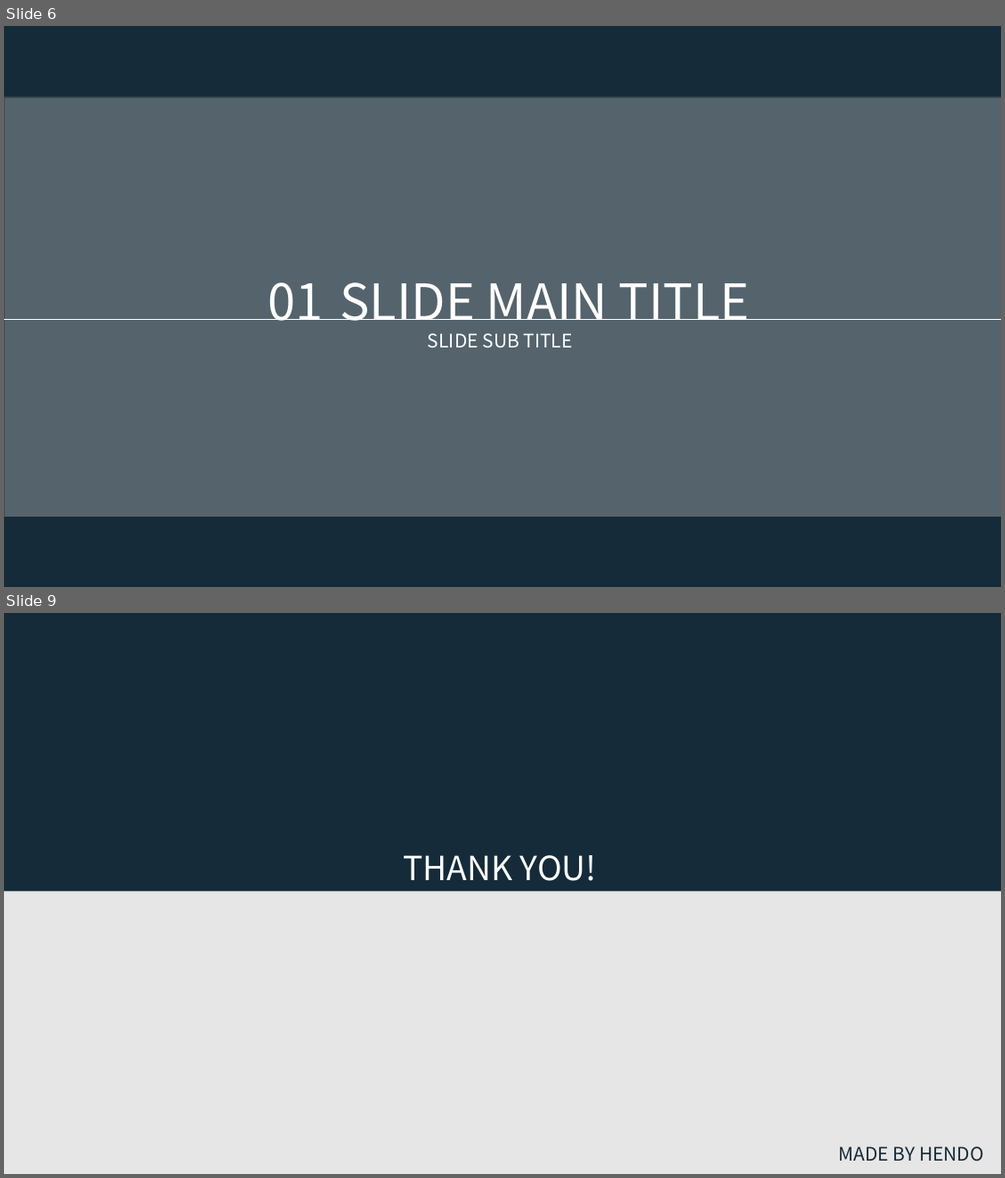
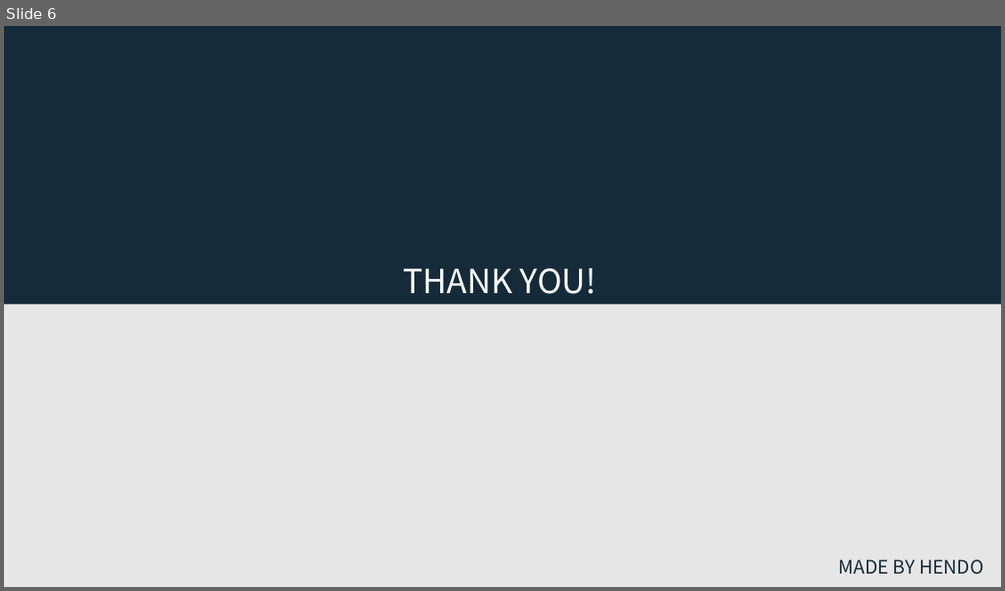
Before and after one commit to wnddpd01/InhaStudy, a slide deck: Document/CatWantSushi/CatWantSushi.pptx. Shown one above the other, each under a label of ours: slides 6 and 9 before the commit, slide 6 after it; the slides between them are not shown. The pictures are 1005x1178 and 1005x591 pixels, drawn with LibreOffice and Linux fonts; fonts in the diff are those of the drawing; grey boxes stand for pictures. Boxes give left, top, right and bottom in pixels: in the first picture for what was removed or moved away, otherwise in the second. Text is boxed around its words. In the diff, an @@ line names an element or a change of style, - is before the commit and + after.

```diff
--- a/Document/CatWantSushi/CatWantSushi.pptx
+++ b/Document/CatWantSushi/CatWantSushi.pptx
@@ slide 6 removed at [4, 26, 1001, 587], background #152B39 @@
@@ picture removed at [4, 97, 1001, 516] @@
@@ rectangle removed at [4, 97, 1001, 516] @@
@@ text removed at [268, 282, 324, 321] @@
-01
@@ text removed at [340, 282, 750, 321] @@
-SLIDE MAIN TITLE
@@ line removed from (4, 319) to (1001, 319) @@
@@ text removed at [428, 333, 573, 347] @@
-SLIDE SUB TITLE
@@ what was slide 9 is now slide 6 @@
```
Also in this commit, not shown: 2 slides changed, 2 other slides removed, 14 other files.
